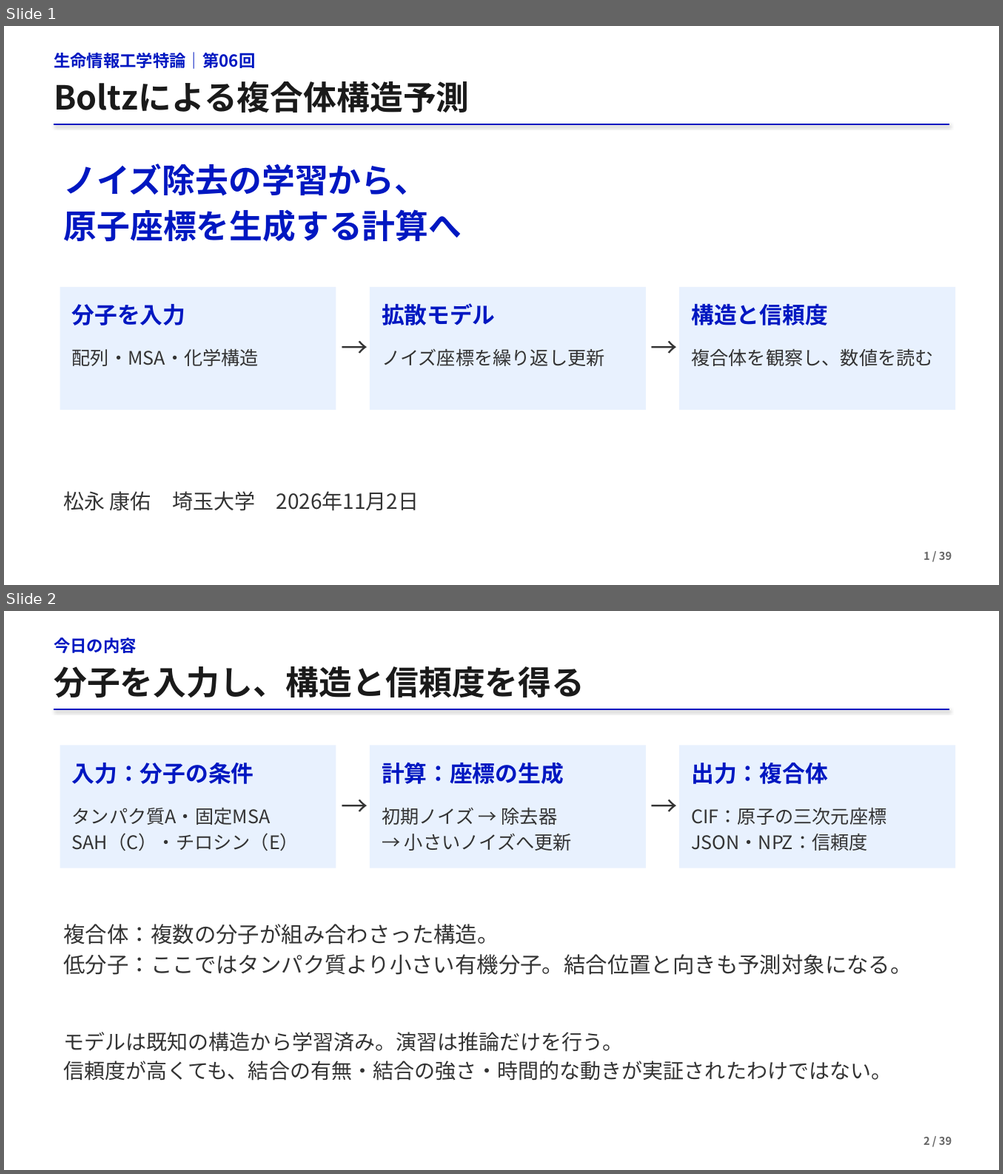
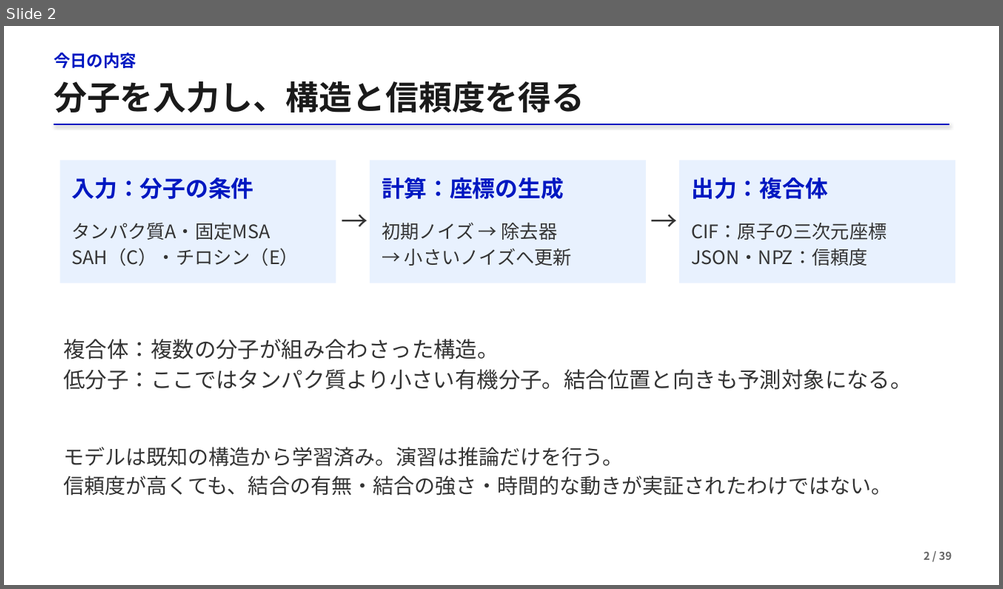
Before and after one commit to matsunagalab/lecture_bioinfo, a slide deck: 06_Boltzによる複合体構造予測/06_Boltzによる複合体構造予測.pptx. Shown one above the other, each under a label of ours: slides 1 and 2 before the commit, slide 2 after it. The pictures are 1003x1174 and 1003x589 pixels, drawn with LibreOffice and Linux fonts; fonts in the diff are those of the drawing. Boxes give left, top, right and bottom in pixels: in the first picture for what was removed or moved away, otherwise in the second. Text is boxed around its words. In the diff, an @@ line names an element or a change of style, - is before the commit and + after.

```diff
--- a/06_Boltzによる複合体構造予測/06_Boltzによる複合体構造予測.pptx
+++ b/06_Boltzによる複合体構造予測/06_Boltzによる複合体構造予測.pptx
@@ slide 1 removed at (4,26,999,585), background #FFFFFF @@
@@ text removed at (54,52,255,69) @@
-生命情報工学特論｜第06回
@@ text removed at (54,82,469,113) @@
-Boltzによる複合体構造予測
@@ line removed from (54, 124) to (949, 124) @@
@@ text removed at (64,164,462,242) @@
-ノイズ除去の学習から、
-原子座標を生成する計算へ
@@ rectangle removed at (60,287,336,410) @@
@@ rectangle removed at (370,287,646,410) @@
@@ rectangle removed at (679,287,956,410) @@
@@ text removed at (72,304,186,326) @@
-分子を入力
@@ text removed at (381,304,495,326) @@
-拡散モデル
@@ text removed at (691,304,828,326) @@
-構造と信頼度
@@ text removed at (341,326,371,363) @@
-→
@@ text removed at (651,326,680,363) @@
-→
@@ text removed at (72,349,259,366) @@
-配列・MSA・化学構造
@@ text removed at (381,349,605,366) @@
-ノイズ座標を繰り返し更新
@@ text removed at (691,349,933,366) @@
-複合体を観察し、数値を読む
@@ text removed at (64,491,418,511) @@
-松永 康佑 埼玉大学 2026年11月2日
@@ text removed at (923,552,951,560) @@
-1 / 39
```
Also in this commit, not shown: 1 slide added, 2 other files.
